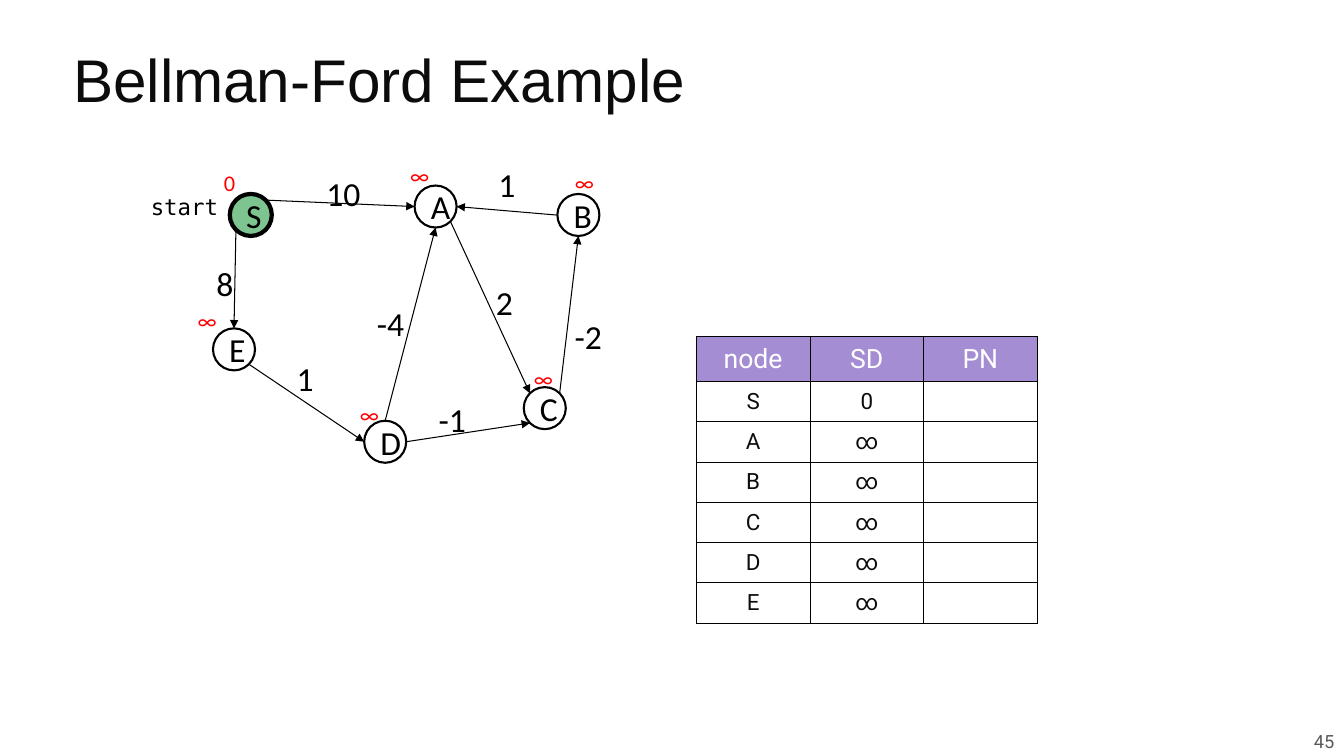
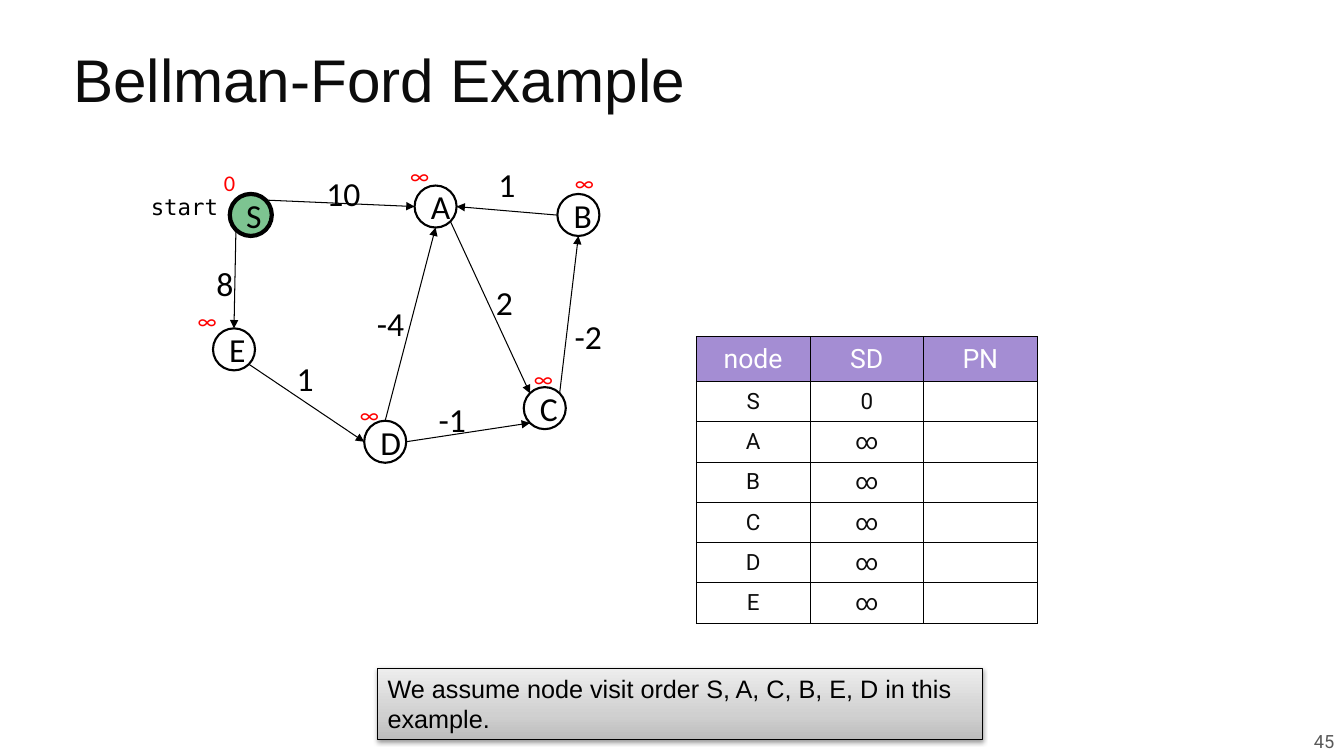
Before and after one commit to guhofstra/CSC175Sp26, a slide deck: slide 45 of PPTs/Lecture 5.1 Shortest Paths Algorithms.pptx. Drawn at 1344x756 pixels with LibreOffice and Linux fonts; fonts in the diff are those of the drawing. Boxes give left, top, right and bottom in pixels: in the first picture for what was removed or moved away, otherwise in the second. Text is boxed around its words. In the diff, an @@ line names an element or a change of style, - is before the commit and + after.

```diff
--- a/PPTs/Lecture 5.1 Shortest Paths Algorithms.pptx
+++ b/PPTs/Lecture 5.1 Shortest Paths Algorithms.pptx
@@ rectangle added at (x1=378, y1=668, x2=983, y2=740), fill gradient #BDBDBD to #D1D1D1 to #EEEEEE, outline #000000 0.75 pt, 18 pt, text #000000 @@
+We assume node visit order S, A, C, B, E, D in this example.
```
Also in this commit, not shown: 7 other slides changed, 1 slide added, 4 other files.
